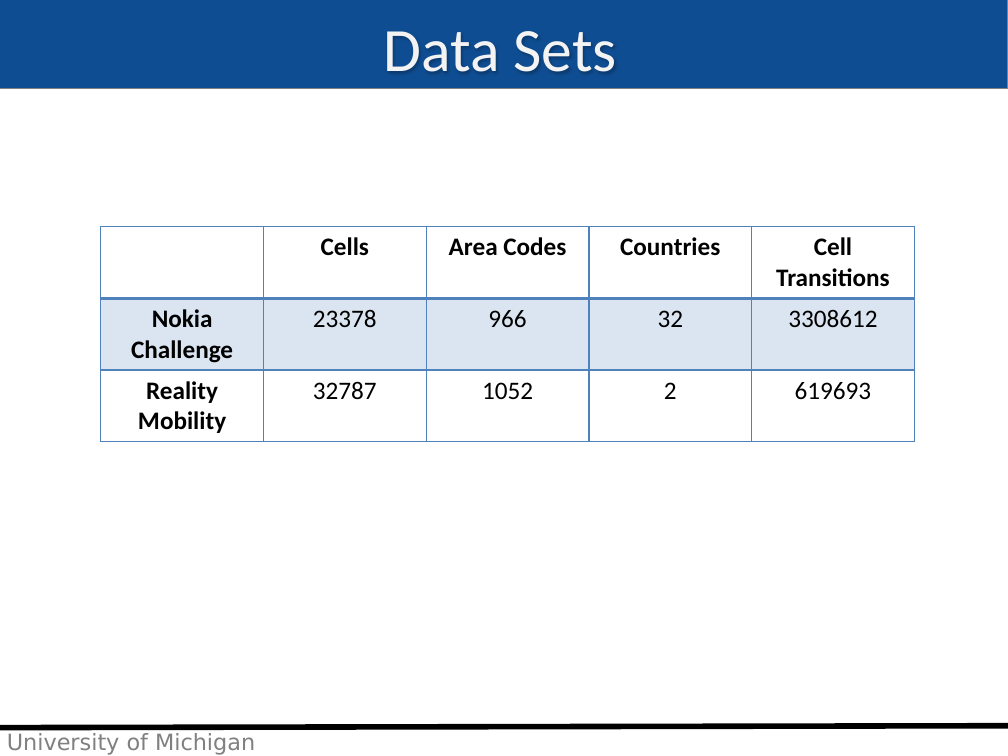
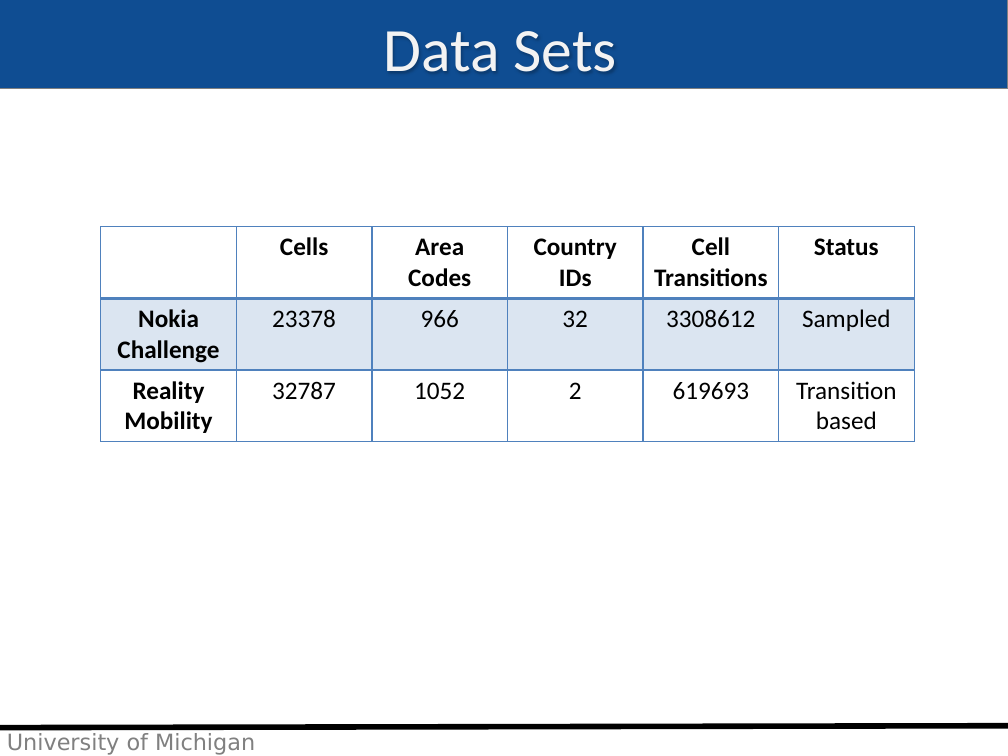
Before and after one commit to imehrdad2012/EECS589, a slide deck: slide 4 of Presentation/moradi_class19.pptx. Drawn at 1008x756 pixels with LibreOffice and Linux fonts; fonts in the diff are those of the drawing; background and template pictures are left out. Boxes give left, top, right and bottom in pixels: in the first picture for what was removed or moved away, otherwise in the second. Text is boxed around its words. In the diff, an @@ line names an element or a change of style, - is before the commit and + after.

```diff
--- a/Presentation/moradi_class19.pptx
+++ b/Presentation/moradi_class19.pptx
@@ table at bbox=[101, 227, 917, 438] @@
-column 4, row 1: Countries
+column 4, row 1: Country IDs
+column 6: Status | Sampled | Transition based
@@ table: place and size @@
-table at bbox=[101, 227, 912, 438]
+table at bbox=[101, 227, 917, 438]
```
Also in this commit, not shown: 5 other slides changed, 11 slides added.
